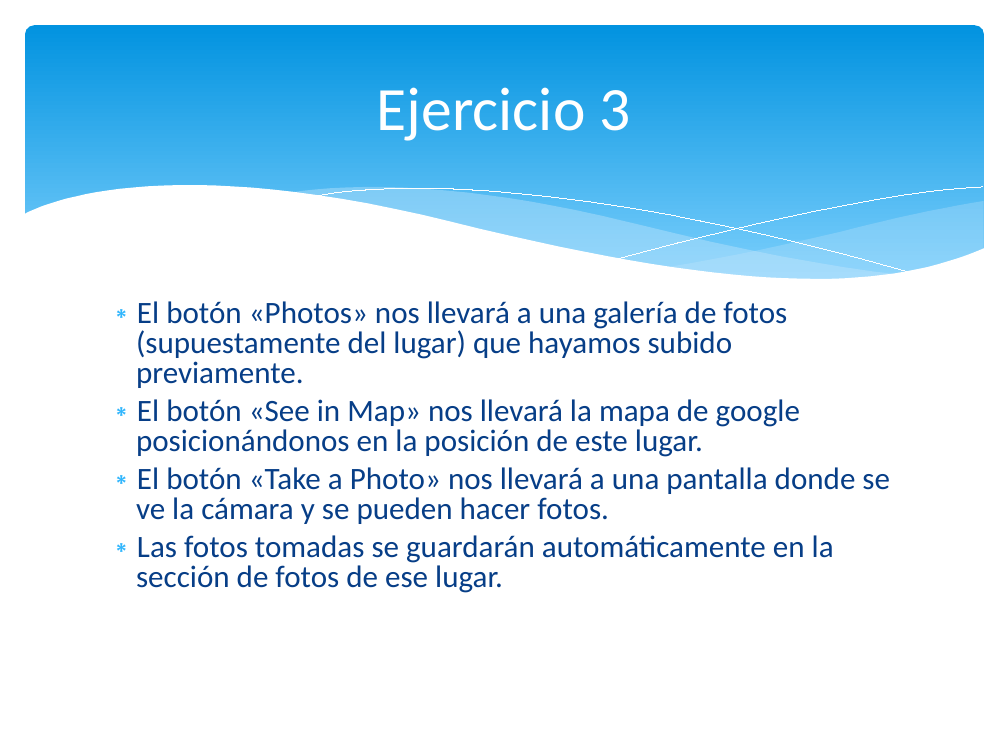
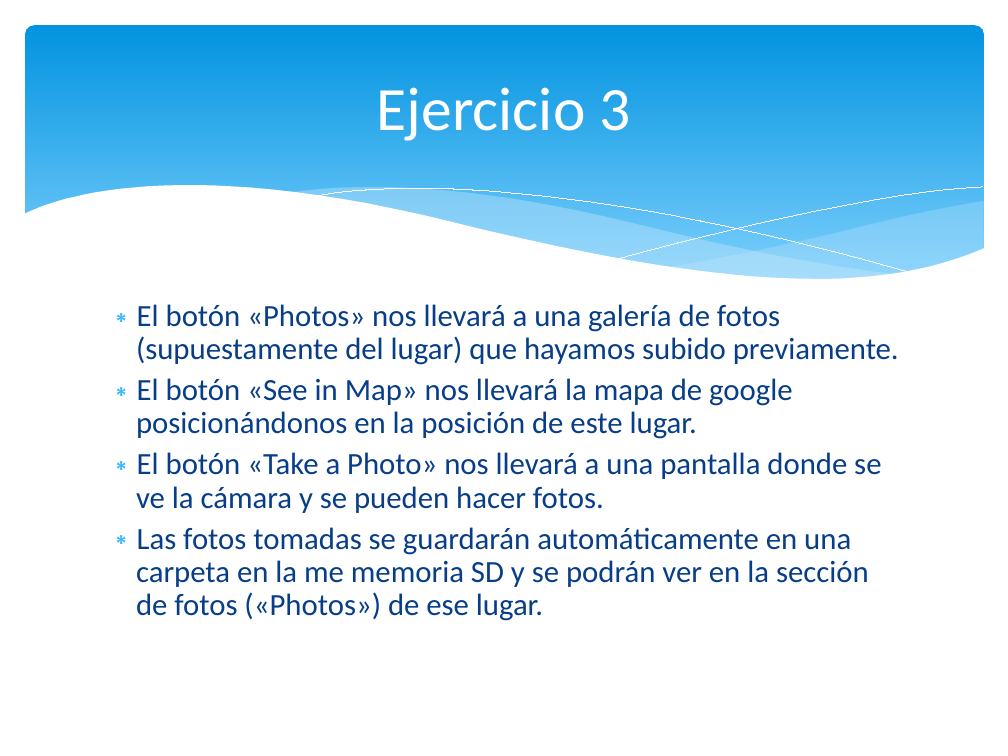
Before and after one commit to desperado1992/ivandroid, a slide deck: slide 6 of doc/Entrega Bloque I Android.ppt. Drawn at 1008x756 pixels with LibreOffice and Linux fonts; fonts in the diff are those of the drawing. Boxes give left, top, right and bottom in pixels: in the first picture for what was removed or moved away, otherwise in the second. Text is boxed around its words. In the diff, an @@ line names an element or a change of style, - is before the commit and + after.

```diff
--- a/doc/Entrega Bloque I Android.ppt
+++ b/doc/Entrega Bloque I Android.ppt
@@ text at [136, 304, 899, 513]: size 22.2 to 22 pt in "El botón «Photos» nos llevará a una ...", "El botón «See in Map» nos llevará ...", "El botón «Take a Photo» nos llevará ..."; line spacing 0.8 to 0.9 @@
@@ text at [136, 527, 869, 621]: text changed; size 22.2 to 22 pt @@
-∗ Las fotos tomadas se guardarán automáticamente en la sección de fotos de ese lugar.
+∗ Las fotos tomadas se guardarán automáticamente en una carpeta en la me memoria SD y se podrán ver en la sección de fotos («Photos») de ese lugar.
```
Also in this commit, not shown: 1 slide added, 1 slide removed.
